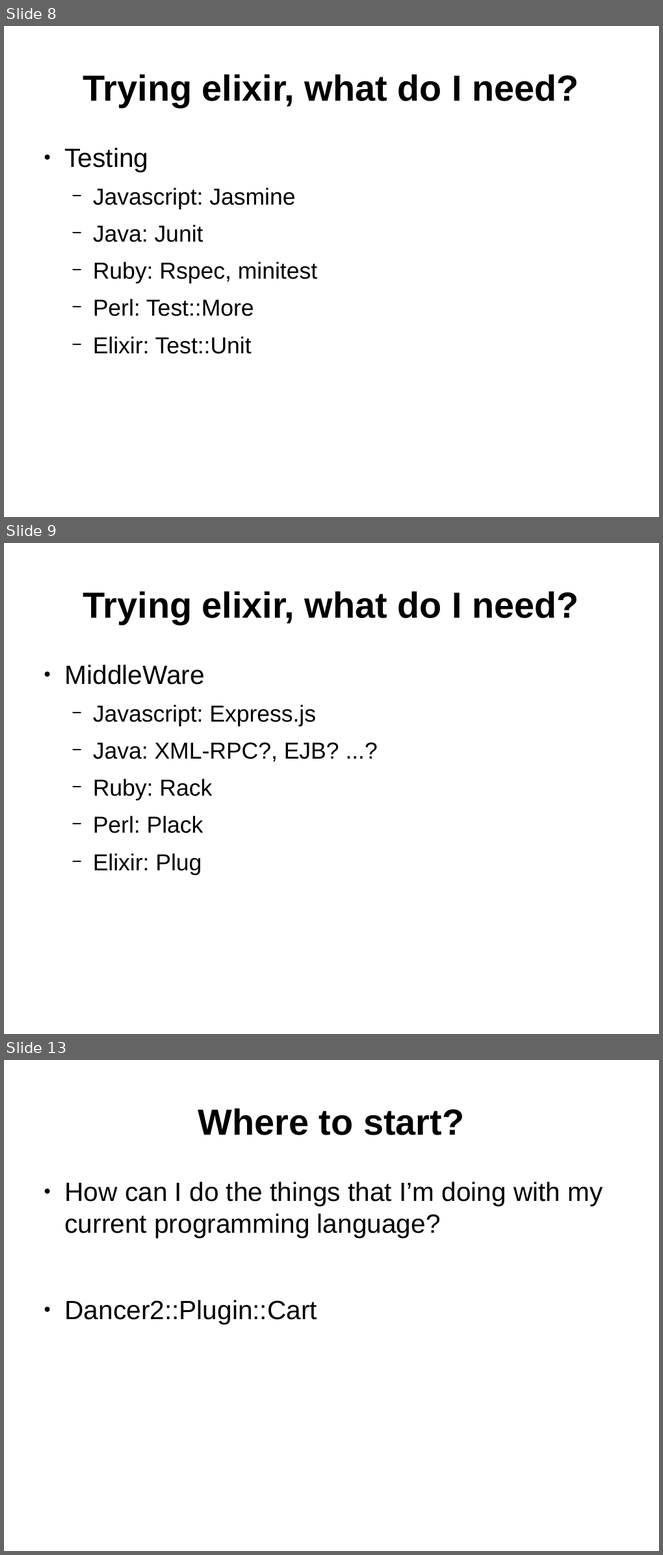
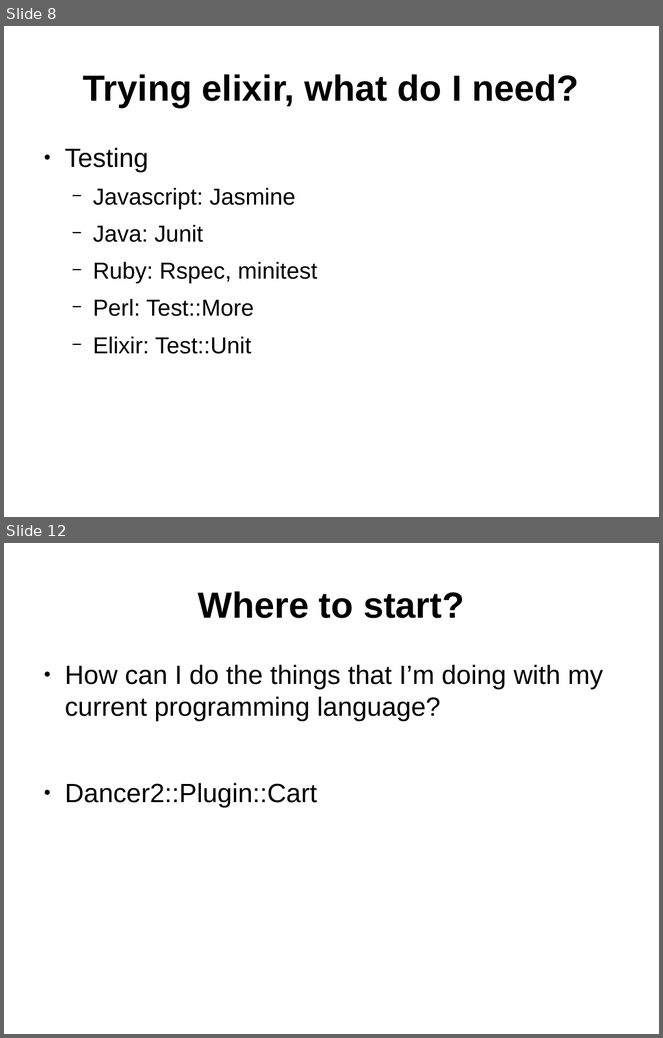
Before and after one commit to ramortegui/talks, a slide deck: porting-perl-package-to-elixir.odp. Shown one above the other, each under a label of ours: slides 8, 9 and 13 before the commit, slides 8 and 12 after it; the slides between them are not shown. The pictures are 663x1555 and 663x1038 pixels, drawn with LibreOffice and Linux fonts; fonts in the diff are those of the drawing. Boxes give left, top, right and bottom in pixels: in the first picture for what was removed or moved away, otherwise in the second. Text is boxed around its words. In the diff, an @@ line names an element or a change of style, - is before the commit and + after.

Commit message:
Remove middleware as a need to be productive. Update tree map of ec_cart module structure.

```diff
--- a/porting-perl-package-to-elixir.odp
+++ b/porting-perl-package-to-elixir.odp
@@ slide 9 removed at [4,543,659,1034], background #FFFFFF @@
@@ title removed at [83,591,579,624] @@
-Trying elixir, what do I need?
@@ text removed at [65,665,339,875] @@
-● MiddleWare
-  − Javascript: Express.js
-  − Java: XML-RPC?, EJB? ...?
-  − Ruby: Rack
-  − Perl: Plack
-  − Elixir: Plug
@@ what was slide 13 is now slide 12 @@
```
Also in this commit, not shown: 11 slides changed, 1 slide added, 1 other slide removed.
